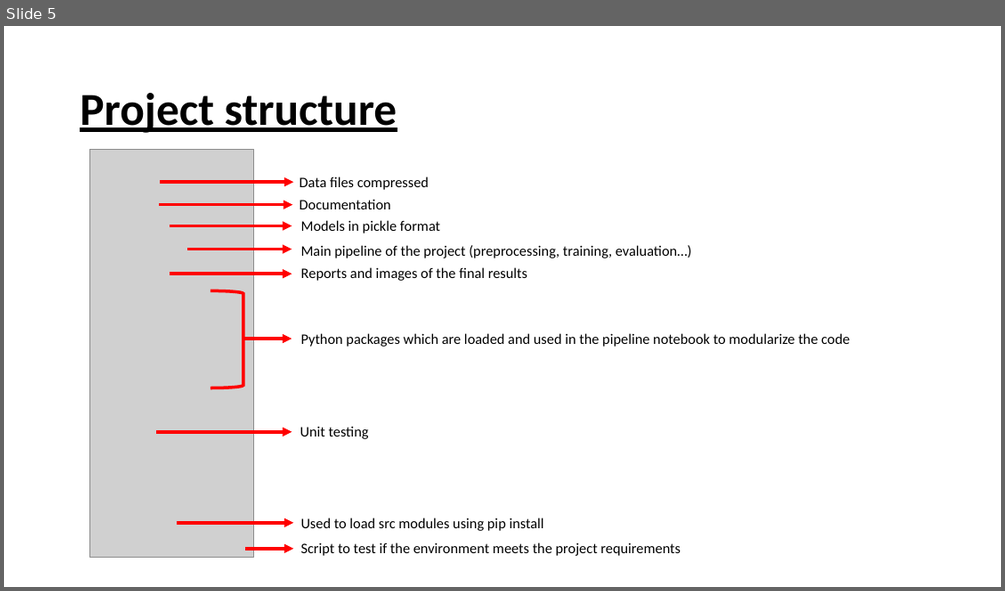
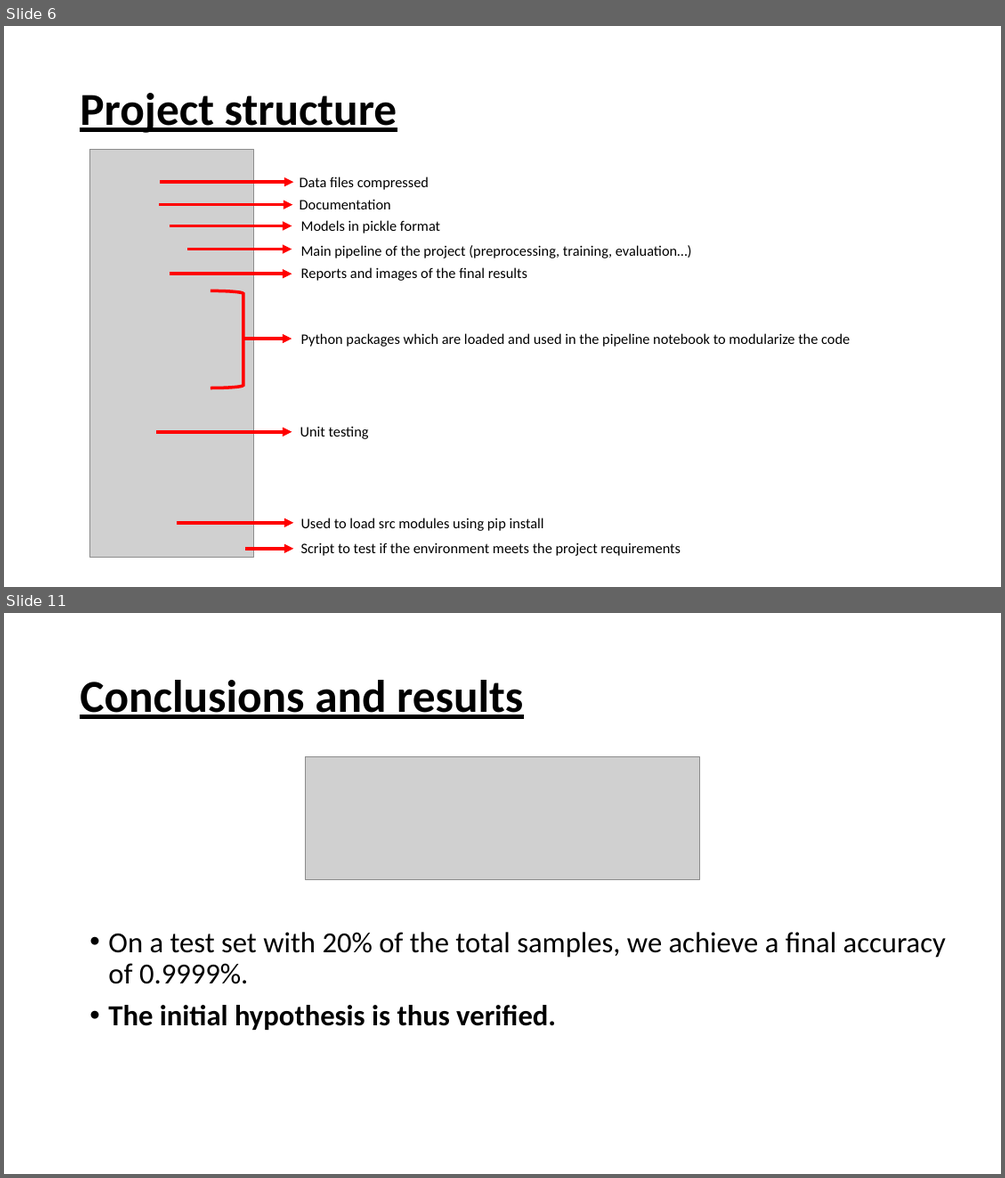
Before and after one commit to gatrikh/project_m05, a slide deck: presentation/presentation.pptx. Shown one above the other, each under a label of ours: slide 5 before the commit, slides 6 and 11 after it; the slides between them are not shown. The pictures are 1005x591 and 1005x1178 pixels, drawn with LibreOffice and Linux fonts; fonts in the diff are those of the drawing; grey boxes stand for pictures. Boxes give left, top, right and bottom in pixels: in the first picture for what was removed or moved away, otherwise in the second. Text is boxed around its words. In the diff, an @@ line names an element or a change of style, - is before the commit and + after.

```diff
--- a/presentation/presentation.pptx
+++ b/presentation/presentation.pptx
@@ slide 11 added at [4, 613, 1001, 1174], background #FFFFFF @@
@@ title added at [80, 680, 523, 719], 44 pt, text #000000, bold, underline @@
+Conclusions and results
@@ picture added at [306, 757, 699, 880] @@
@@ text added at [108, 932, 946, 1030], 28 pt, text #000000 @@
+• On a test set with 20% of the total samples, we achieve a final accuracy of 0.9999%.
+• The initial hypothesis is thus verified.
@@ what was slide 5 is now slide 6 @@
```
Also in this commit, not shown: 3 slides changed, 4 other slides added, 1 slide removed, 2 other files.
